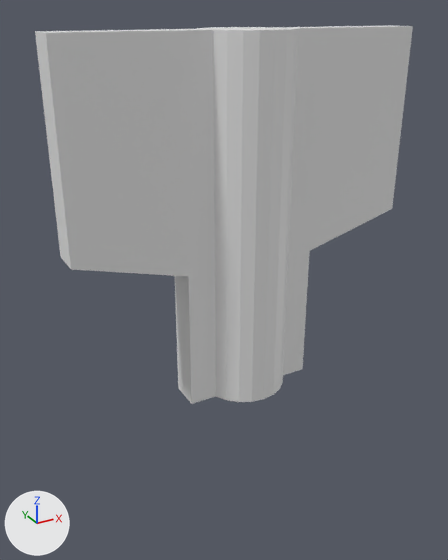
An edit to the Blender file source/gearboxAssembly/source/Galaxea_Lab_External/assets/Gearbox/planetary_reducer_3x.blend, drawn before and after from the same camera.
Rendered twice from a 50 mm lens placed at (-50.2, -84.2, 62.8), pointed at (-2.1, 3.2, 19.1). The axes (+X, +Y, +Z) are drawn at lower left. The lights are the same throughout.

The older version as bpy lines, for what is in view:
```python
me_planetary_reducer_3x = bpy.data.meshes.new('planetary_reducer_3x')
me_planetary_reducer_3x.from_pydata(...)  # 52 vertices, 100 faces; spans x -7.5..7.5, y -30.0..30.0, z 0.0..60.0
ob_planetary_reducer_3x = bpy.data.objects.new('planetary_reducer_3x', me_planetary_reducer_3x)
ob_planetary_reducer_3x.location = (0.0, 0.0, 0.0)
ob_planetary_reducer_3x.rotation_euler = (0.0, 0.0, 1.571)  # degrees (0, 0, 90)
```
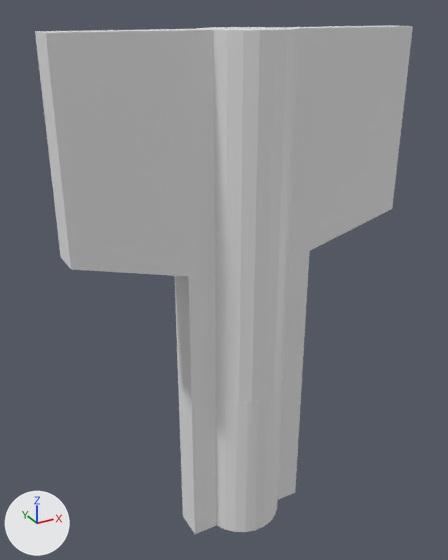
The newer file is also turned or shifted as a whole; pictures and numbers use the older file's frame.

Where the change shows, as pixel boxes (x1, y1, x2, y2) in the pictures (448 x 560 px):
'planetary_reducer_3x', reshaped (34% taller): before (35, 25, 413, 404); after (35, 25, 413, 534)
part 1 of me_planetary_reducer_3x, built on: before (178, 277, 215, 404); after (178, 277, 303, 534)

The edits, one by one:
me_planetary_reducer_3x is used by ob_planetary_reducer_3x; location (0.0, 0.0, 0.0); rotation (0.0, 0.0, 1.571), in degrees (0, 0, 90).
me_planetary_reducer_3x had 52 vertices, 100 faces and spanned x -7.5..7.5, y -30.0..30.0, z 0.0..60.0.
me_planetary_reducer_3x now has 90 vertices, 176 faces and spans x -7.5..7.5, y -30.0..30.0, z -30.0..60.0.
Part 1, on me_planetary_reducer_3x:
2 vertices are removed from x -2.7..2.7, y -11.7..11.7, z 0.0.
24 faces are deleted.
18 vertices are added at x -7.4..7.4, y -11.7..11.7, z -30.0.
6 new vertices lie (0.0, 0.0, -30.0) away from vertices in x -2.7..2.7, y -11.7..11.7, z 0.0.
16 new vertices lie (0.0, 0.0, 30.0) away from vertices in x -7.4..7.4, y -6.0..6.0, z -30.0.
100 new faces join them.
